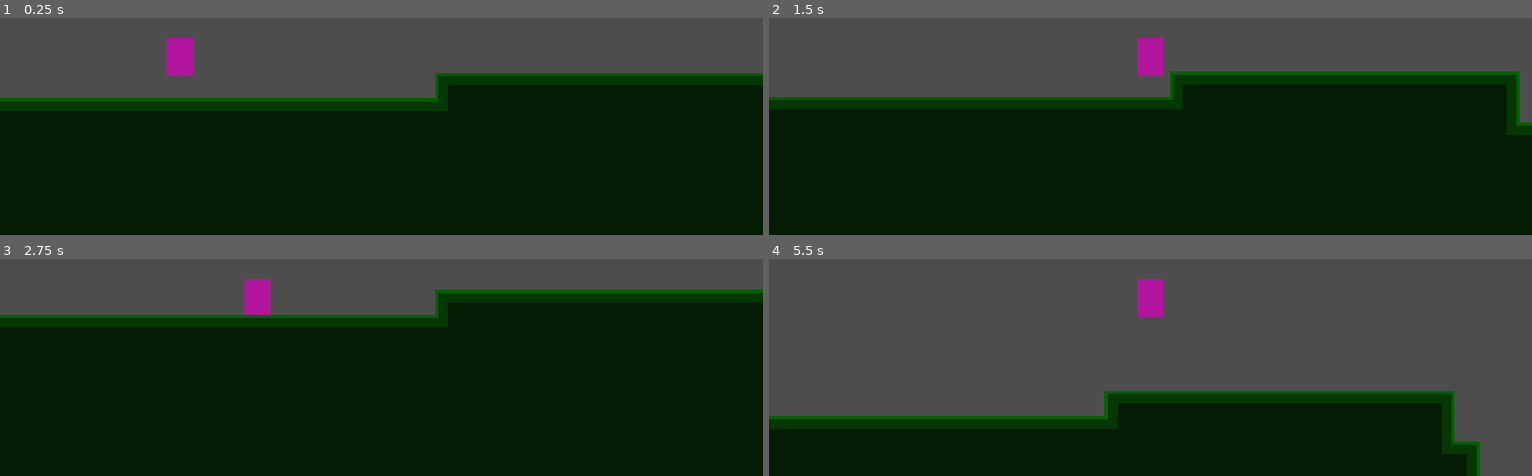
Above: before the commit, frames 1-4 (two rows, left to right).
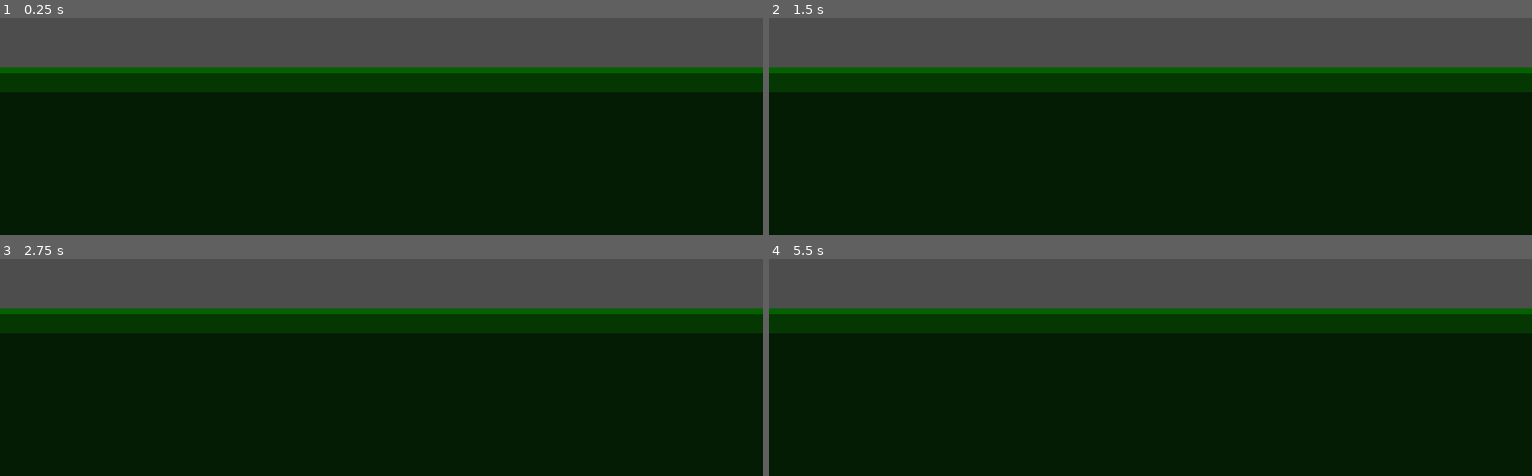
Above: after the commit, the same moments.

Repository: Tass2T/kiwiPtetre
Game: Godot game, scene res://Scenes/game.tscn
The game is run twice, just before and just after one commit, with the same random seed, the same clock (stepped at 60 frames per second) and the same inputs.
Inputs:
- Up to frame 1 (0.25 s): no input
- Up to frame 2 (1.5 s): hold Space (jump) 0.53-1.28 s; hold Right (right) from 0.53 s (still down); tap Space (jump) at 1.35 s
- Up to frame 3 (2.75 s): tap Space (jump) at 1.52, 1.82 s; release Right (right) at 2.03 s; hold Left (left) from 2.03 s (still down); hold Space (jump) from 2.03 s (still down)
- Up to frame 4 (5.5 s): release Left (left) at 2.78 s; release Space (jump) at 2.78 s; hold Right (right) 2.78-4.28 s; tap Space (jump) at 2.85, 3.02, 3.32, 4.35, 4.52, 4.82 s; hold Space (jump) 3.53-4.28 s; hold Left (left) 4.28-5.03 s; hold Right (right) from 5.03 s (still down); hold Space (jump) from 5.03 s (still down)

The runs differ from the first frame. In frame 1, 15% of the frame differs, in the area x 0-100%, y 9-43%; in frame 2, 14%; in frame 3, 13%; in frame 4, 53%, in the area x 0-100%, y 9-100%.

Commit message:
better gamefeel

Diff:
--- a/Scenes/player.tscn
+++ /dev/null
@@ -1,64 +0,0 @@
-[gd_scene format=3 uid="uid://b3x44w8rh4do3"]
-
-[ext_resource type="Script" uid="uid://cgrjo2kfqm1vp" path="res://scripts/player/player.gd" id="1_smehm"]
-[ext_resource type="Script" uid="uid://c2ua2o68cn1uq" path="res://scripts/player/States/state_manager.gd" id="2_ur7pv"]
-[ext_resource type="Script" uid="uid://dmkluc0mejuef" path="res://scripts/player/States/idle_state.gd" id="3_y4r1p"]
-[ext_resource type="Script" uid="uid://bnp2d6b0wg7tt" path="res://scripts/player/States/run_state.gd" id="4_d2wvv"]
-[ext_resource type="Script" uid="uid://b23in4f55uqba" path="res://scripts/player/States/jump_state.gd" id="5_3v2ag"]
-[ext_resource type="Script" uid="uid://cpl60urv8vbv1" path="res://scripts/player/States/fall_state.gd" id="6_jej6c"]
-[ext_resource type="Script" uid="uid://p1c33qtjnvt5" path="res://scripts/player/States/climb_state.gd" id="7_f1ej7"]
-[ext_resource type="Script" uid="uid://bubij62mysy1g" path="res://scripts/player/States/bounce_state.gd" id="8_oprun"]
-
-[sub_resource type="RectangleShape2D" id="RectangleShape2D_f60y1"]
-size = Vector2(133, 126)
-
-[node name="Player" type="CharacterBody2D" unique_id=1752384532 groups=["player"]]
-collision_mask = 6
-script = ExtResource("1_smehm")
-
-[node name="ColorRect" type="ColorRect" parent="." unique_id=1273994253]
-offset_left = -66.0
-offset_top = -95.0
-offset_right = 67.0
-offset_bottom = 95.0
-color = Color(0.7019608, 0.08627451, 0.61960787, 1)
-
-[node name="CollisionShape2D" type="CollisionShape2D" parent="." unique_id=302302455]
-position = Vector2(0.5, 32)
-shape = SubResource("RectangleShape2D_f60y1")
-
-[node name="Camera2D" type="Camera2D" parent="." unique_id=1334529353]
-position = Vector2(0, -181)
-zoom = Vector2(0.5, 0.5)
-limit_left = 0
-
-[node name="States" type="Node" parent="." unique_id=582584395]
-script = ExtResource("2_ur7pv")
-
-[node name="Idle" type="Node" parent="States" unique_id=1385863382]
-script = ExtResource("3_y4r1p")
-
-[node name="Run" type="Node" parent="States" unique_id=1622134902]
-script = ExtResource("4_d2wvv")
-
-[node name="Jump" type="Node" parent="States" unique_id=1344732441]
-script = ExtResource("5_3v2ag")
-
-[node name="Fall" type="Node" parent="States" unique_id=1934012016]
-script = ExtResource("6_jej6c")
-
-[node name="Climb" type="Node" parent="States" unique_id=257428602]
-script = ExtResource("7_f1ej7")
-
-[node name="Bounce" type="Node" parent="States" unique_id=1227679643]
-script = ExtResource("8_oprun")
-
-[node name="Ray_Right" type="RayCast2D" parent="." unique_id=482022923]
-position = Vector2(67, 0)
-target_position = Vector2(30, 0)
-collision_mask = 4
-
-[node name="Ray_Left" type="RayCast2D" parent="." unique_id=624595584]
-position = Vector2(-66, 0)
-target_position = Vector2(-30, 0)
-collision_mask = 4
--- a/Scripts/Player/Player.gd
+++ b/Scripts/Player/Player.gd
@@ -4,12 +4,11 @@
 @onready var ray_left: RayCast2D = $Ray_Left
 @onready var state_manager: State_Manager = $States
 
-const GRAVITY : float = 3000.0
-const CLIMB_GRAVITY: float = 1200.0
-const JUMP_SPEED: float = 1500.0
-const ACCELERATION: float = 7800.0
-const MAX_SPEED: float = 1400.0
-const FRICTION: float = 9000.0
+const GRAVITY : float = 4000.0
+const JUMP_SPEED: float = 1800.0
+const ACCELERATION: float = 0.25
+const MAX_SPEED: float = 800.0
+const FRICTION: float = 0.2
 const BOUNCE_FORCE_Y: float  = 1400.0
 const BOUNCE_FORCE_X: float = 900.0
 
--- a/Scripts/Player/States/climb_state.gd
+++ b/Scripts/Player/States/climb_state.gd
@@ -8,7 +8,7 @@
 	player.velocity.y = player.velocity.y / 2
 
 func Physics_Process(delta: float) -> State:
-	player.velocity.y += player.CLIMB_GRAVITY * delta
+	player.velocity.y += (player.GRAVITY / 4) * delta
 
 	if player.is_on_floor():
 		return idle_state
--- a/Scripts/Player/States/fall_state.gd
+++ b/Scripts/Player/States/fall_state.gd
@@ -3,9 +3,6 @@
 @onready var idle_state: Idle_State = $"../Idle"
 @onready var bounce_state: State = $"../Bounce"
 @onready var climb_state: Climb_State = $"../Climb"
-
-func Enter() -> void:
-	pass
 
 func Physics_Process(delta: float) -> State:
 
@@ -13,9 +10,9 @@
 		return idle_state
 
 	if player.direction != 0:
-		player.velocity.x = move_toward(player.velocity.x, player.MAX_SPEED * player.direction, player.ACCELERATION * delta)
+		player.velocity.x = lerp(player.velocity.x, player.direction * player.MAX_SPEED, player.ACCELERATION)
 	else:
-		player.velocity.x = move_toward(player.velocity.x, 0, player.FRICTION * delta)
+		player.velocity.x = lerp(player.velocity.x, 0.0, player.FRICTION)
 
 	if player.wall_direction != 0 and player.direction == player.wall_direction:
 		return climb_state
--- a/Scripts/Player/States/idle_state.gd
+++ b/Scripts/Player/States/idle_state.gd
@@ -4,12 +4,9 @@
 @onready var fall_state: Node = $"../Fall"
 @onready var jump_state : Node = $"../Jump"
 
-func Enter() -> void:
-	pass
-
 func Physics_Process(delta: float) -> State:
 
-	player.velocity.x = move_toward(player.velocity.x, 0, player.FRICTION * delta)
+	player.velocity.x = lerp(player.velocity.x, 0.0, player.FRICTION)
 
 	if not player.is_on_floor():
 		return fall_state
--- a/Scripts/Player/States/jump_state.gd
+++ b/Scripts/Player/States/jump_state.gd
@@ -11,7 +11,11 @@
 	if player.velocity.y > 0:
 		return fall_state
 
-	player.velocity.x = move_toward(player.velocity.x, player.MAX_SPEED * player.direction, player.ACCELERATION * delta)
+	if player.direction != 0:
+		player.velocity.x = lerp(player.velocity.x, player.direction * player.MAX_SPEED, player.ACCELERATION)
+	else:
+		player.velocity.x = lerp(player.velocity.x, 0.0, player.FRICTION)
+
 	player.velocity.y += player.GRAVITY * delta
 
 	return null
--- a/Scripts/Player/States/run_state.gd
+++ b/Scripts/Player/States/run_state.gd
@@ -10,9 +10,9 @@
 		return fall_state
 
 	if player.direction != 0:
-		player.velocity.x = move_toward(player.velocity.x, player.MAX_SPEED * player.direction, player.ACCELERATION * delta)
+		player.velocity.x = lerp(player.velocity.x, player.direction * player.MAX_SPEED, player.ACCELERATION)
 	else:
-		player.velocity.x = move_toward(player.velocity.x, 0, player.FRICTION * delta)
+		player.velocity.x = lerp(player.velocity.x, 0.0, player.FRICTION)
 
 	if player.velocity.x == 0:
 		return idle_state
--- a/scenes/Enemies/base.tscn
+++ b/scenes/Enemies/base.tscn
@@ -1,6 +1,6 @@
 [gd_scene format=3 uid="uid://yvpkpltsa168"]
 
-[ext_resource type="Script" uid="uid://bg6d6teq7gvqg" path="res://Scripts/enemies/base.gd" id="1_n2gb2"]
+[ext_resource type="Script" uid="uid://bg6d6teq7gvqg" path="res://scripts/enemies/base.gd" id="1_n2gb2"]
 
 [sub_resource type="RectangleShape2D" id="RectangleShape2D_ddicg"]
 size = Vector2(125, 185.25)
Not shown, changed: Scripts/Player/Player.gd.uid
Not shown, added: scenes/player.tscn1127309704.tmp
